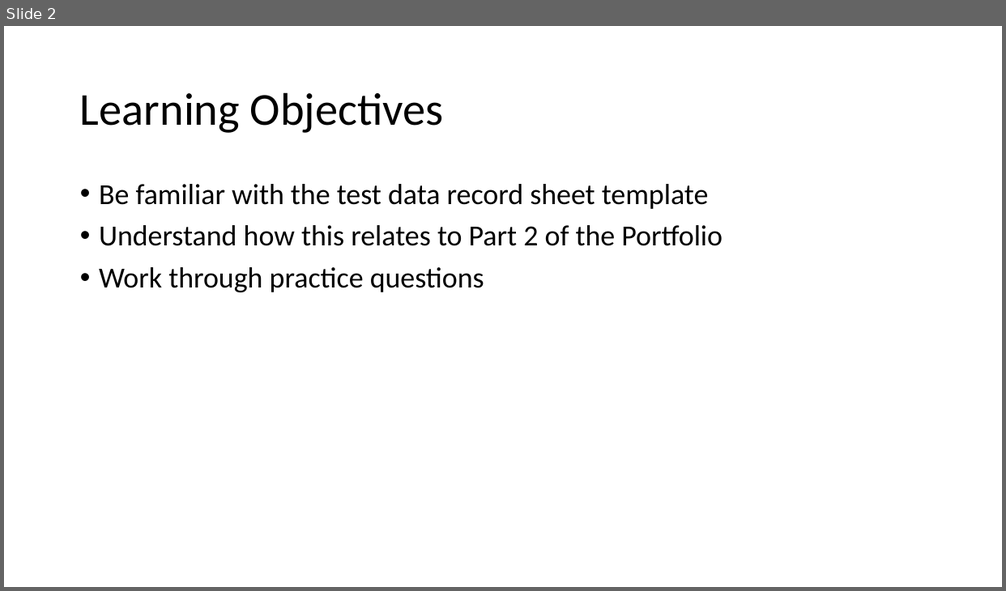
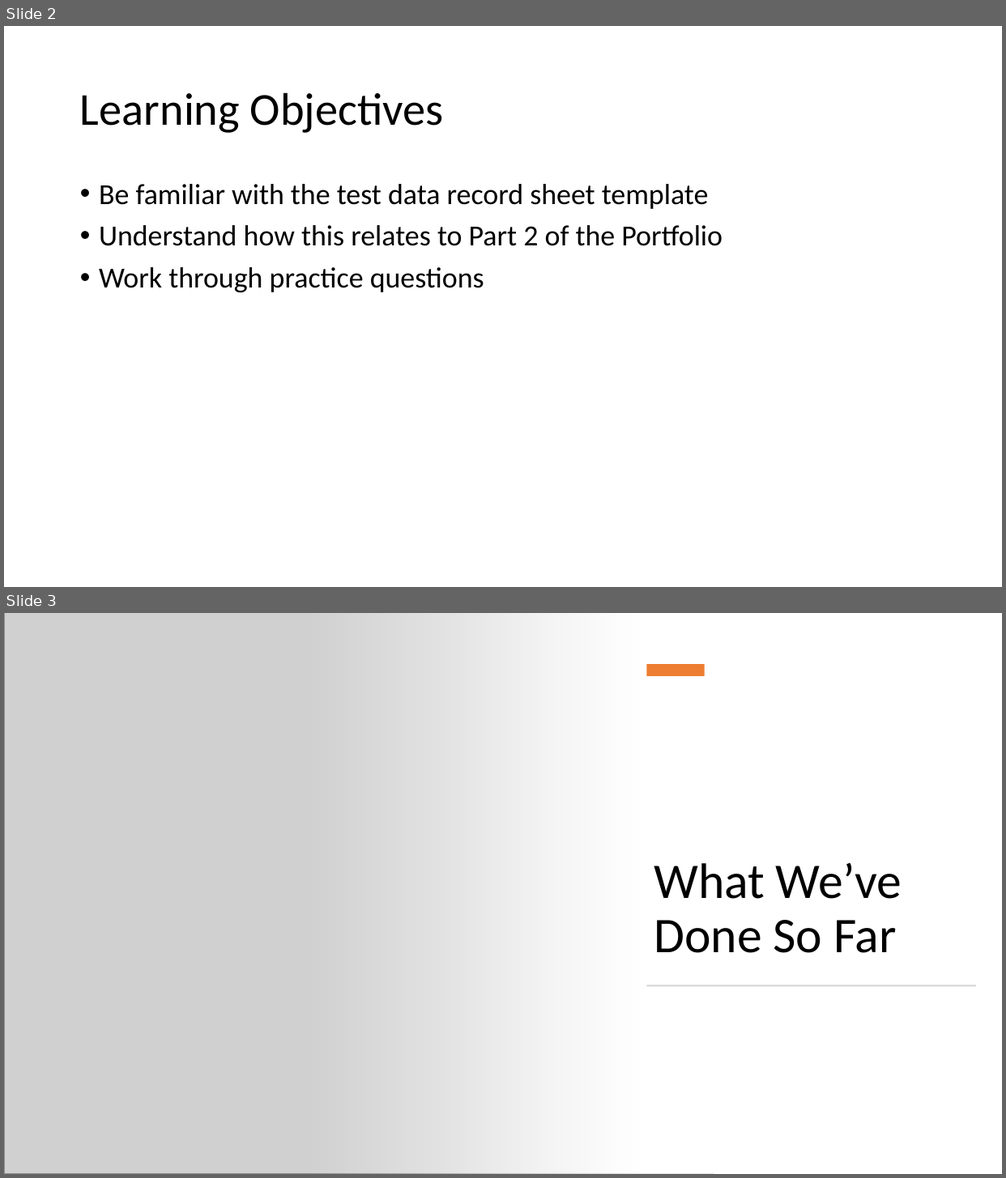
Before and after one commit to OliJimbo/Student_Materials, a slide deck: Week 6/Workshop_Materials/Week 6 Workshop.pptx. Shown one above the other, each under a label of ours: slide 2 before the commit, slides 2 and 3 after it. The pictures are 1006x591 and 1006x1178 pixels, drawn with LibreOffice and Linux fonts; fonts in the diff are those of the drawing; grey boxes stand for pictures. Boxes give left, top, right and bottom in pixels: in the first picture for what was removed or moved away, otherwise in the second. Text is boxed around its words. In the diff, an @@ line names an element or a change of style, - is before the commit and + after.

```diff
--- a/Week 6/Workshop_Materials/Week 6 Workshop.pptx
+++ b/Week 6/Workshop_Materials/Week 6 Workshop.pptx
@@ slide 3 added at box(4, 613, 1002, 1174), background #FFFFFF @@
@@ picture added at box(4, 613, 714, 1174) @@
@@ rectangle added at box(308, 613, 1002, 1174), fill gradient #FFFFFF @@
@@ rectangle added at box(646, 664, 705, 676), fill #ED7D31 @@
@@ title added at box(654, 863, 902, 953), 48 pt, text #000000 @@
+What We’ve Done So Far
@@ rectangle added at box(647, 985, 977, 986), fill #D5D5D5 @@
```
Also in this commit, not shown: 1 slide changed, 20 other slides added, 1 other file.
